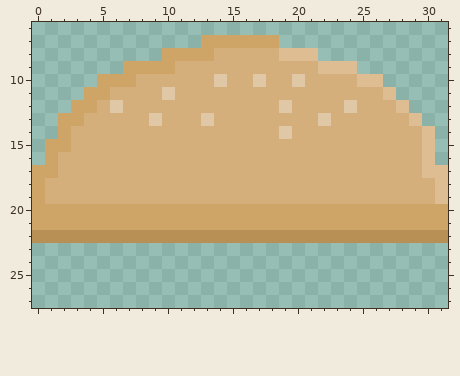
Two states of a pixel-art sprite, Assets/Sprites/Food/bun_sprite.png. This is how it looked before the edit.
The file is 32x32 pixels. Shown: x 0..31, y 6..27.
And afterwards:
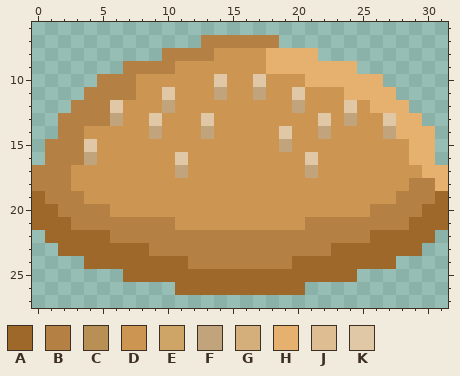
Palette (. is transparent): A #9e682b  B #b58043  C #b88f54  D #cc9552  E #cfa467  F #c2a47c  G #d4af7b  H #e6b06e  J #debd92  K #e0c8a6
The edit:
Changed rows in their new state; - is an unchanged pixel.
first column x 0:
 7 -------------BBBBBB-------------
 8 ----------BBBBDDDDHHHH----------
 9 -------BBBBDDDDDDDHHHHHHH-------
10 -----BBBDDDDDD-DD-DDDHHHHHH-----
11 ----BBBBDD-DDDFDDFDDKDDDHHHH----
12 ---BBB-DDDFDDDDDDDDDFDDD-DHHH---
13 --BBBBFDD-DDD-DDDDDDDD-DFDDKHH--
14 --BBDDDDDFDDDFDDDDD-DDFDDDDFHHH-
15 -BBBKDDDDDDDDDDDDDDFDDDDDDDDDHH-
16 -BBBFDDDDDDKDDDDDDDDDKDDDDDDDHH-
17 BBBDDDDDDDDFDDDDDDDDDFDDDDDDDDHH
18 BBBDDDDDDDDDDDDDDDDDDDDDDDDDDBBH
19 ABBBDDDDDDDDDDDDDDDDDDDDDDDDBBBA
20 AABBBBDDDDDDDDDDDDDDDDDDDDBBBBAA
21 AAABBBBBBBBDDDDDDDDDDBBBBBBBBAAA
22 .AAAAABBBBBBBBBBBBBBBBBBBBAAAAA.
23 --AAAAAAABBBBBBBBBBBBBBAAAAAAA--
24 ----AAAAAAAABBBBBBBBAAAAAAAA----
25 -------AAAAAAAAAAAAAAAAAA-------
26 -----------AAAAAAAAAA-----------
Where, in picture pixels (left, top, right, bottom), the same in both pictures:
changed: (32, 35, 448, 295)
